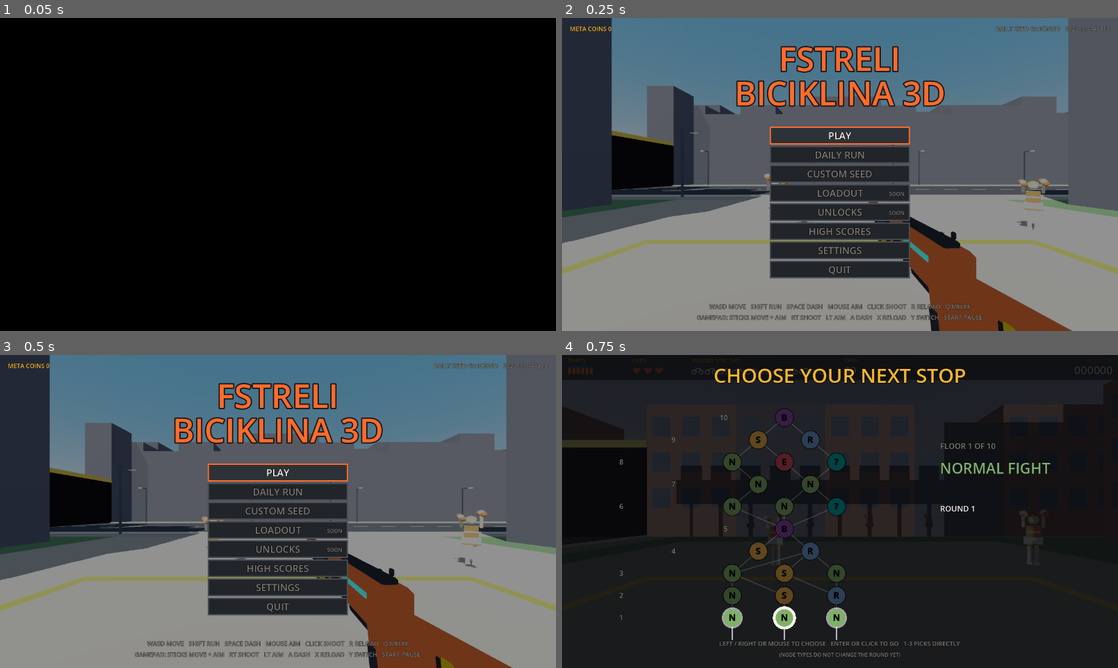
Above: before the commit, frames 1-4 (two rows, left to right).
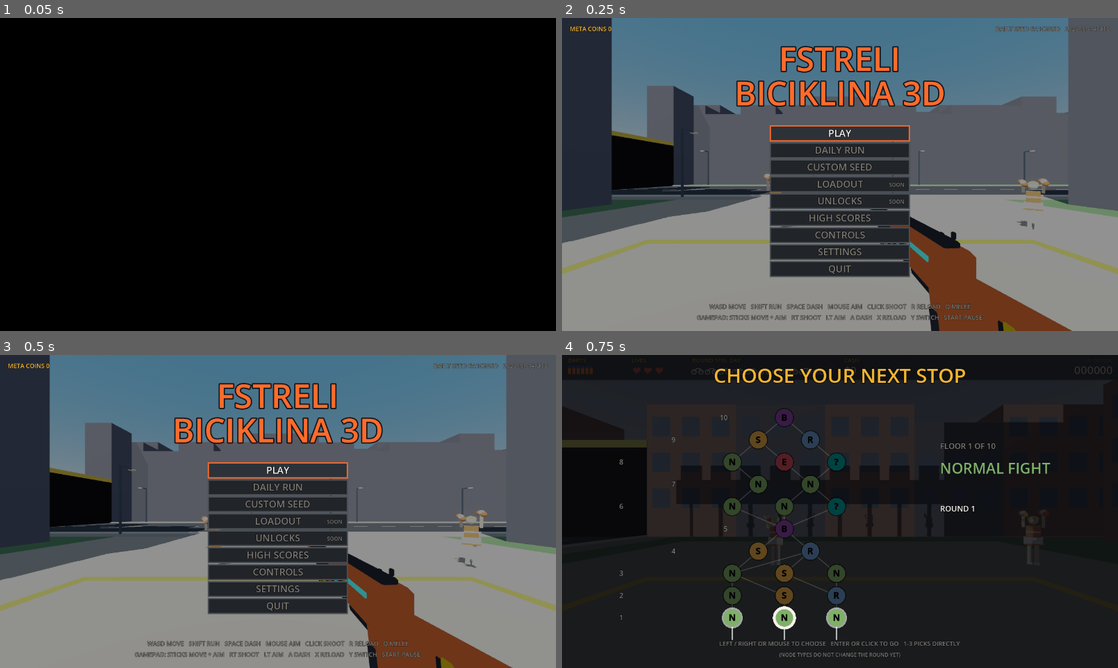
Above: after the commit, the same moments.

Repository: GVihi/FstreliBiciklina3D
Game: Godot game, scene res://main.tscn
Two runs of this game, one before a commit and one after it. Both use one fixed random seed, a clock stepped at 60 frames per second and the inputs below.
Inputs (mouse positions are in pixels of both pictures, inside the frame that each line leads up to):
- Up to frame 1 (0.05 s): no input
- Up to frame 2 (0.25 s): no input
- Up to frame 3 (0.5 s): no input
- Up to frame 4 (0.75 s): tap Enter at 0.5 s; move the mouse to (962, 495) at 0.52 s; hold Right from 0.53 s (still down); tap Tab at 0.6 s; click (962, 495) at 0.67 s

Frame 1 is identical in both runs. In frame 2, 4.8% of the frame differs, in the area x 37-63%, y 34-84%; in frame 3, 4.8%; in frame 4, nothing differs.

Commit message:
Add a Controls page to the title menu and the pause menu
New CONTROLS entry on both menus. The page lists the keyboard and mouse
controls, the gamepad controls (including R / X for reload) and the shop,
upgrade and map keys. Esc, B or a click closes it, and Tab no longer jumps
from it to the settings. The title buttons are slightly smaller so nine
fit above the high score line.

Adds tools/controls_page_check.gd and tools/run_controls_page_check.bat.

Roadmap: 'Controls / How to play page'. The 'reload in the key rebinding
list and Controls page' item stays open for the rebinding list. Not run in
Godot; only gdformat and gdlint were run.

Diff:
--- a/scripts/hud.gd
+++ b/scripts/hud.gd
@@ -368,6 +368,7 @@
 	{"id": "loadout", "label": "LOADOUT", "soon": true},
 	{"id": "unlocks", "label": "UNLOCKS", "soon": true},
 	{"id": "scores", "label": "HIGH SCORES"},
+	{"id": "controls", "label": "CONTROLS"},
 	{"id": "settings", "label": "SETTINGS"},
 	{"id": "quit", "label": "QUIT"}
 ]
@@ -380,8 +381,8 @@
 func title_rect(i: int) -> Rect2:
 	var k = size.y / 720.0
 	var w = 320.0 * k
-	var h = 38.0 * k
-	return Rect2((size.x - w) * 0.5, size.y * 0.35 + i * (h + 6.0 * k), w, h)
+	var h = 34.0 * k
+	return Rect2((size.x - w) * 0.5, size.y * 0.345 + i * (h + 5.0 * k), w, h)
 
 
 func title_at(pos: Vector2) -> int:
@@ -402,7 +403,7 @@
 		var on = g.title_sel == i  # the mouse updates title_sel in input.gd (hover_menu)
 		draw_rect(r, Color(0.176, 0.196, 0.22) if on else Color(0.13, 0.14, 0.16))
 		draw_rect(r, ACCENT if on else Color(0.29, 0.31, 0.33), false, 3.0 * k)
-		var base = r.position.y + 27.0 * k
+		var base = r.position.y + 25.0 * k
 		_txt(
 			item["label"], r.position.x + r.size.x * 0.5, base, int(22 * k), TEXT if on else GRAY, 1
 		)
@@ -537,6 +538,64 @@
 	)
 
 
+# ---------------------------------------------------------------- controls page (title menu and pause menu)
+# {key, action} rows; keep them in step with input.gd and player.gd when a control changes
+const CONTROLS_KEYBOARD = [
+	["WASD", "MOVE"],
+	["SHIFT", "SPRINT (WHILE MOVING FORWARD)"],
+	["CTRL / C", "CROUCH (WHILE SPRINTING: SLIDE)"],
+	["SPACE", "DASH (A NEAR MISS IS A PERFECT DODGE)"],
+	["MOUSE", "AIM"],
+	["LEFT CLICK", "SHOOT / SWING THE MELEE WEAPON"],
+	["RIGHT CLICK", "AIM DOWN SIGHTS (HOLD, OR TOGGLE IN SETTINGS)"],
+	["R", "RELOAD (IN THE SHOP: REROLL)"],
+	["Q / WHEEL / 1 / 2", "SWITCH DART GUN AND MELEE (1 GUN, 2 MELEE)"],
+	["ESC", "PAUSE"],
+	["TAB", "SETTINGS"],
+	["M / V", "SOUND / VOICES ON OFF"],
+	["F9", "GRAPHICS QUALITY"],
+	["F11", "FULLSCREEN"]
+]
+const CONTROLS_GAMEPAD = [
+	["LEFT STICK", "MOVE"],
+	["LEFT STICK CLICK", "SPRINT"],
+	["RIGHT STICK", "AIM (WITH AIM ASSIST)"],
+	["RT", "SHOOT / SWING THE MELEE WEAPON"],
+	["LT", "AIM DOWN SIGHTS (HOLD)"],
+	["A", "DASH"],
+	["B", "CROUCH / SLIDE"],
+	["X", "RELOAD (IN THE SHOP: REROLL)"],
+	["Y / BUMPERS", "SWITCH DART GUN AND MELEE"],
+	["START", "PAUSE"],
+	["D-PAD + A / B", "MENUS: PICK / BACK"]
+]
+const CONTROLS_SCREENS = [
+	["1 - 4 OR CLICK", "BUY IN THE SHOP (UPGRADES AND MAP: 1 - 3)"],
+	["LEFT / RIGHT + ENTER", "PICK A NODE ON THE RUN MAP"],
+	["SPACE / ENTER", "LEAVE THE SHOP"]
+]
+
+
+func _draw_controls_rows(rows: Array, x_key: float, x_text: float, y: float, k: float) -> float:
+	for row in rows:
+		_txt(row[0], x_key, y, int(17 * k), ACCENT)
+		_txt(row[1], x_text, y, int(17 * k), TEXT)
+		y += 26.0 * k
+	return y
+
+
+func _draw_controls(k: float, cx: float) -> void:
+	_txt("CONTROLS", cx, size.y * 0.12, int(56 * k), GOLD, 1)
+	var y0 = size.y * 0.255
+	_txt("KEYBOARD AND MOUSE", cx - 600.0 * k, y0 - 30.0 * k, int(16 * k), GOLD)
+	_draw_controls_rows(CONTROLS_KEYBOARD, cx - 600.0 * k, cx - 410.0 * k, y0, k)
+	_txt("GAMEPAD", cx + 40.0 * k, y0 - 30.0 * k, int(16 * k), GOLD)
+	var y = _draw_controls_rows(CONTROLS_GAMEPAD, cx + 40.0 * k, cx + 230.0 * k, y0, k)
+	_txt("SHOP, UPGRADES AND MAP", cx + 40.0 * k, y + 14.0 * k, int(16 * k), GOLD)
+	_draw_controls_rows(CONTROLS_SCREENS, cx + 40.0 * k, cx + 280.0 * k, y + 44.0 * k, k)
+	_txt("CLICK OR PRESS ESC TO GO BACK", cx, size.y * 0.94, int(18 * k), GRAY, 1)
+
+
 # placeholder pages for the screens that are still on the roadmap
 func _draw_title_page(k: float, cx: float) -> void:
 	if g.title_page == "scores":
@@ -544,6 +603,9 @@
 		return
 	if g.title_page == "seed":
 		_draw_seed_page(k, cx)
+		return
+	if g.title_page == "controls":
+		_draw_controls(k, cx)
 		return
 	var info = TITLE_PAGES.get(g.title_page, ["", ""])
 	_txt(info[0], cx, size.y * 0.24, int(60 * k), GOLD, 1)
@@ -686,6 +748,7 @@
 const PAUSE_ITEMS = [
 	{"id": "resume", "label": "RESUME"},
 	{"id": "settings", "label": "SETTINGS"},
+	{"id": "controls", "label": "CONTROLS"},
 	{"id": "restart", "label": "RESTART RUN"},
 	{"id": "title", "label": "QUIT TO TITLE"}
 ]
@@ -1049,6 +1112,9 @@
 		elif g.pause_page == "confirm":
 			_dim(0.6)
 			_draw_confirm(k, cx)
+		elif g.pause_page == "controls":
+			_dim(0.86)
+			_draw_controls(k, cx)
 		else:
 			_dim(0.6)
 			_draw_pause_menu(k, cx)
--- a/scripts/input.gd
+++ b/scripts/input.gd
@@ -71,7 +71,7 @@
 				g.title_page = "" if g.title_page == "settings" else "settings"
 			elif g.state == "play":
 				if g.paused:
-					if g.pause_page != "confirm":
+					if g.pause_page == "" or g.pause_page == "settings":
 						g.pause_page = "" if g.pause_page == "settings" else "settings"
 				else:
 					Input.mouse_mode = Input.MOUSE_MODE_VISIBLE
@@ -389,8 +389,8 @@
 	var id = g.hud.PAUSE_ITEMS[i]["id"]
 	if id == "resume":
 		Input.mouse_mode = Input.MOUSE_MODE_CAPTURED
-	elif id == "settings":
-		g.pause_page = "settings"
+	elif id == "settings" or id == "controls":
+		g.pause_page = id
 		g.sfx.play("click")
 	elif id == "restart" or id == "title":  # both lose the run, so ask first (NO is the default)
 		g.confirm_id = id
@@ -479,6 +479,8 @@
 				var ci = g.hud.confirm_at(pmp)
 				if ci >= 0:
 					confirm_activate(ci)
+			elif g.pause_page == "controls":
+				pause_back()  # a click anywhere closes the controls page
 			else:
 				var pi = g.hud.pause_at(pmp)
 				if pi >= 0:
--- /dev/null
+++ b/tools/controls_page_check.gd
@@ -0,0 +1,164 @@
+extends SceneTree
+# Checks the CONTROLS page (README Milestone A, menu follow-ups): the entry on the title menu and on the pause menu,
+# that the menus still fit on the screen with the extra button, that the page opens, draws and closes, and that
+# the lists name the reload key.
+# Run from the project folder:
+#   godot --headless --path . --script res://tools/controls_page_check.gd
+# or with tools\run_controls_page_check.bat on Windows.
+# Exits with status 1 and prints the problems when a check fails.
+
+const SEED = 0x1234ABCD
+
+var problems = []
+var main
+
+
+func _initialize() -> void:
+	main = load("res://main.tscn").instantiate()
+	root.add_child(main)
+	for i in range(3):
+		await process_frame
+	_check_lists()
+	await _check_title()
+	await _check_pause()
+	_finish()
+
+
+# every row has a key and an action, and both lists name the reload control
+func _check_lists() -> void:
+	var hud = main.hud
+	for list in [hud.CONTROLS_KEYBOARD, hud.CONTROLS_GAMEPAD, hud.CONTROLS_SCREENS]:
+		for row in list:
+			if row.size() != 2 or str(row[0]) == "" or str(row[1]) == "":
+				_fail("a controls row is not a key and an action: %s" % str(row))
+	var keyboard_reload = false
+	for row in hud.CONTROLS_KEYBOARD:
+		if row[0] == "R" and str(row[1]).begins_with("RELOAD"):
+			keyboard_reload = true
+	if not keyboard_reload:
+		_fail("the keyboard list does not say that R reloads")
+	var pad_reload = false
+	for row in hud.CONTROLS_GAMEPAD:
+		if row[0] == "X" and str(row[1]).begins_with("RELOAD"):
+			pad_reload = true
+	if not pad_reload:
+		_fail("the gamepad list does not say that X reloads")
+
+
+func _check_title() -> void:
+	main.go_to_title()
+	main.hud.size = Vector2(1280.0, 720.0)
+	var hud = main.hud
+	var item = -1
+	for i in range(hud.TITLE_ITEMS.size()):
+		if hud.TITLE_ITEMS[i]["id"] == "controls":
+			item = i
+	if item < 0:
+		_fail("the title menu has no CONTROLS entry")
+		return
+	# the buttons stay in order, inside the screen and clear of the high score line
+	for i in range(hud.TITLE_ITEMS.size() - 1):
+		if hud.title_rect(i).end.y > hud.title_rect(i + 1).position.y:
+			_fail("title buttons %d and %d overlap" % [i, i + 1])
+	var last = hud.title_rect(hud.TITLE_ITEMS.size() - 1)
+	if last.end.y > 720.0 * 0.885 - 20.0:
+		_fail("the last title button ends at %.0f, too close to the high score text" % last.end.y)
+	main.input_sys.title_activate(item)
+	if main.title_page != "controls":
+		_fail("choosing CONTROLS opened '%s'" % main.title_page)
+	# draw the page a few times, at two window shapes (a script error in the drawing code shows up here)
+	for s in [Vector2(1280.0, 720.0), Vector2(1920.0, 1080.0)]:
+		main.hud.size = s
+		for f in range(2):
+			main.hud.queue_redraw()
+			await process_frame
+	main.hud.size = Vector2(1280.0, 720.0)
+	_press(KEY_ESCAPE)
+	if main.title_page != "":
+		_fail("Escape did not close the CONTROLS page (page '%s')" % main.title_page)
+	main.input_sys.title_activate(item)
+	main.input_sys.on_click()
+	if main.title_page != "":
+		_fail("a click did not close the CONTROLS page (page '%s')" % main.title_page)
+
+
+func _check_pause() -> void:
+	main.start_game(false, SEED)
+	if main.state == "map":
+		main.pick_node(0)
+	# headless Godot cannot capture the mouse, so the test hook plays the round
+	main.force_captured = true
+	await process_frame
+	await process_frame
+	if main.state != "play":
+		_fail("could not start a round (state %s)" % main.state)
+		return
+	main.pause_on_focus_loss()
+	await process_frame
+	await process_frame
+	if not main.paused:
+		_fail("could not pause the round")
+		return
+	var hud = main.hud
+	var item = -1
+	for i in range(hud.PAUSE_ITEMS.size()):
+		if hud.PAUSE_ITEMS[i]["id"] == "controls":
+			item = i
+	if item < 0:
+		_fail("the pause menu has no CONTROLS entry")
+		return
+	for i in range(hud.PAUSE_ITEMS.size() - 1):
+		if hud.pause_rect(i).end.y > hud.pause_rect(i + 1).position.y:
+			_fail("pause buttons %d and %d overlap" % [i, i + 1])
+	var last = hud.pause_rect(hud.PAUSE_ITEMS.size() - 1)
+	if last.end.y > main.hud.size.y * 0.80 - 10.0:
+		_fail("the last pause button ends at %.0f, on the ESC TO RESUME text" % last.end.y)
+	main.input_sys.pause_activate(item)
+	if main.pause_page != "controls":
+		_fail("choosing CONTROLS in the pause menu opened '%s'" % main.pause_page)
+	for f in range(2):
+		main.hud.queue_redraw()
+		await process_frame
+	if not main.paused:
+		_fail("opening the CONTROLS page resumed the game")
+	main.input_sys.pause_back()
+	if main.pause_page != "" or not main.paused:
+		_fail("Escape on the CONTROLS page did not go back to the pause menu")
+	# Tab must not jump from the page to the settings
+	main.input_sys.pause_activate(item)
+	_press(KEY_TAB)
+	if main.pause_page != "controls":
+		_fail("Tab on the CONTROLS page changed the page to '%s'" % main.pause_page)
+	# the other entries still do what they did
+	main.input_sys.pause_back()
+	var settings_item = -1
+	for i in range(hud.PAUSE_ITEMS.size()):
+		if hud.PAUSE_ITEMS[i]["id"] == "settings":
+			settings_item = i
+	main.input_sys.pause_activate(settings_item)
+	if main.pause_page != "settings":
+		_fail("the SETTINGS entry opened '%s'" % main.pause_page)
+	main.input_sys.pause_back()
+
+
+func _finish() -> void:
+	if problems.is_empty():
+		print(
+			"controls_page_check: the CONTROLS page opens, draws and closes from the title and the pause menu"
+		)
+		quit(0)
+	else:
+		for line in problems.slice(0, 10):
+			printerr("controls_page_check: " + line)
+		quit(1)
+
+
+func _fail(text: String) -> void:
+	problems.append(text)
+
+
+func _press(code: int) -> void:
+	var e = InputEventKey.new()
+	e.pressed = true
+	e.keycode = code
+	main.input_sys.handle_input(e)
Not shown, changed: README.md
Not shown, added: tools/run_controls_page_check.bat
